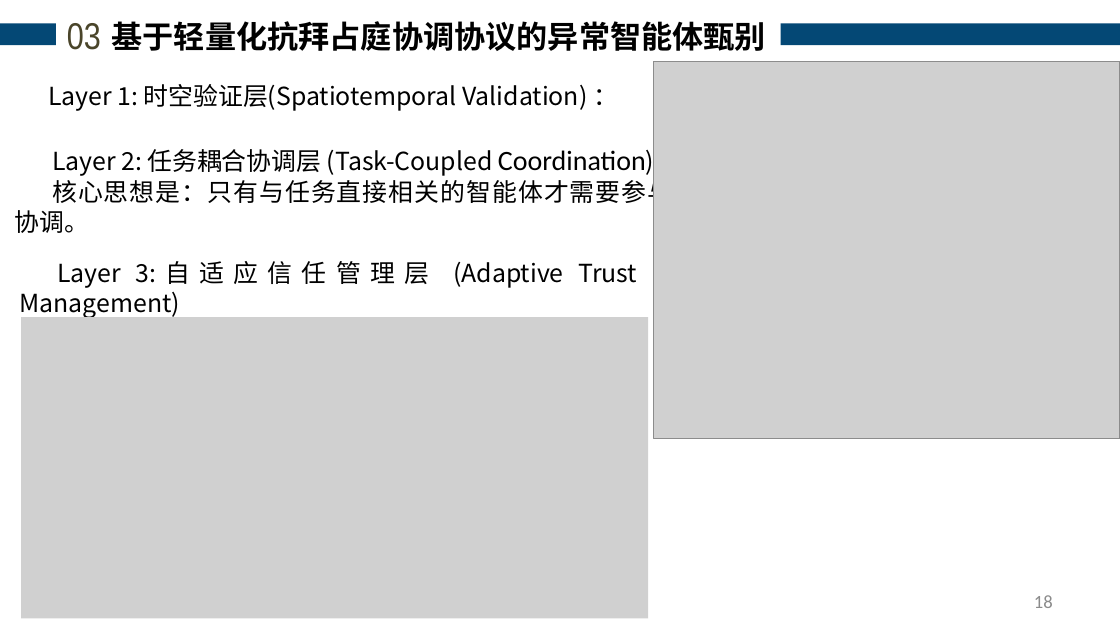
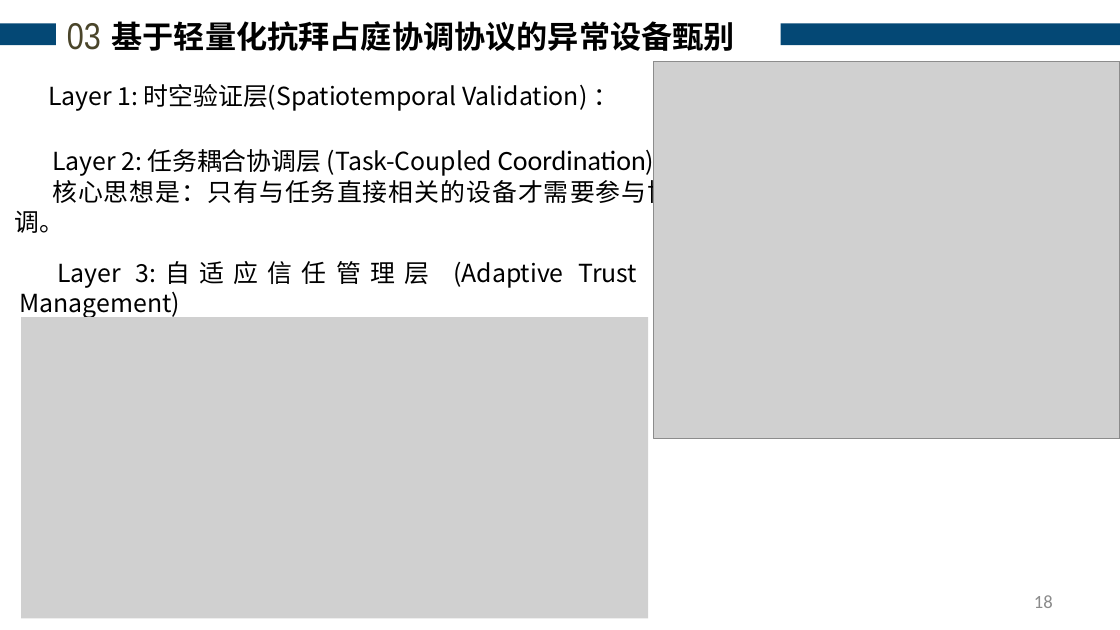
Before and after one commit to analyst2004lx/paper01, a slide deck: slide 18 of 开题报告/于琪-开题PPT(20260809) .pptx. Drawn at 1120x630 pixels with LibreOffice and Linux fonts; fonts in the diff are those of the drawing; grey boxes stand for pictures. Boxes give left, top, right and bottom in pixels: in the first picture for what was removed or moved away, otherwise in the second. Text is boxed around its words. In the diff, an @@ line names an element or a change of style, - is before the commit and + after.

```diff
--- a/开题报告/于琪-开题PPT(20260809) .pptx
+++ b/开题报告/于琪-开题PPT(20260809) .pptx
@@ text at (112, 21, 735, 51): text changed @@
-基于轻量化抗拜占庭协调协议的异常智能体甄别
+基于轻量化抗拜占庭协调协议的异常设备甄别
@@ text at (15, 176, 672, 233): text changed @@
-核心思想是：只有与任务直接相关的智能体才需要参与协调。
+核心思想是：只有与任务直接相关的设备才需要参与协调。
```
Also in this commit, not shown: 17 other slides changed, 1 slide added, 1 slide removed, 9 other files.
